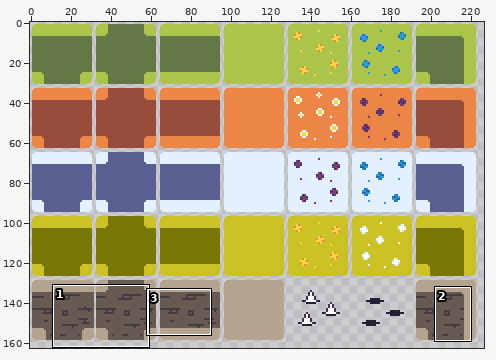
Edited in one commit: sprite sheet (assets/tilesheet_seasons.png). Above, an overview of the earlier version with the close-up marked.
Close-up. The starting point:
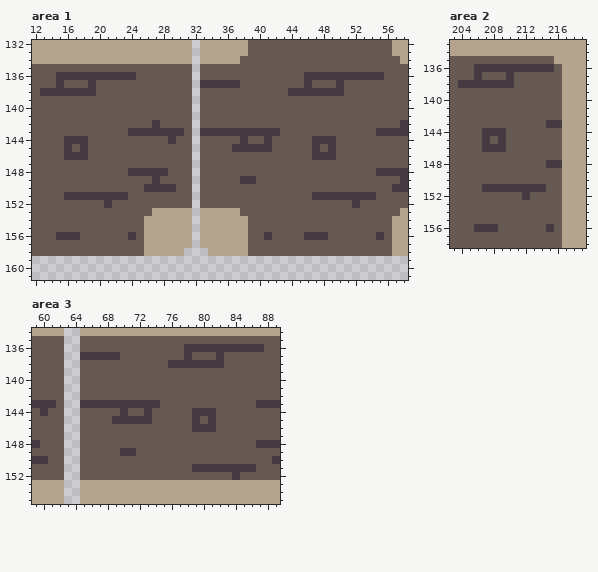
The file is 512x512 pixels. Shown: area 1: x 12..58, y 132..161; area 2: x 203..219, y 133..158; area 3: x 59..89, y 134..155. The wide view leaves out empty margins.
Once edited:
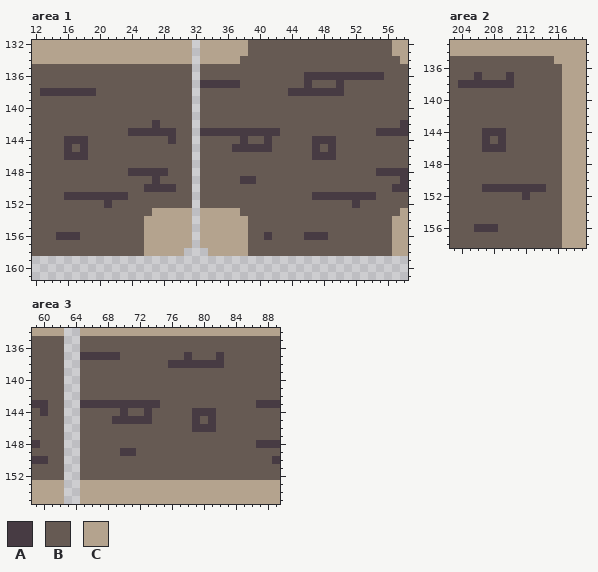
Palette (. is transparent): A #473b43  B #665a53  C #b4a38e
Changes in this commit:
Changed rows in their new state; - is an unchanged pixel.
Area 1:
first column x 15:
136 BBBBBBBBBB
137 B---B-----
first column x 30:
143 B
first column x 24:
156 B------------------------------B
Area 2:
first column x 206:
136 BBBBBBBBBB
first column x 215:
143 BB
first column x 215:
148 BB
first column x 215:
156 B
Area 3:
first column x 78:
136 BBBBBBBBBB
first column x 61:
143 B
first column x 79:
151 BBBBBBBB
152 -----B--
